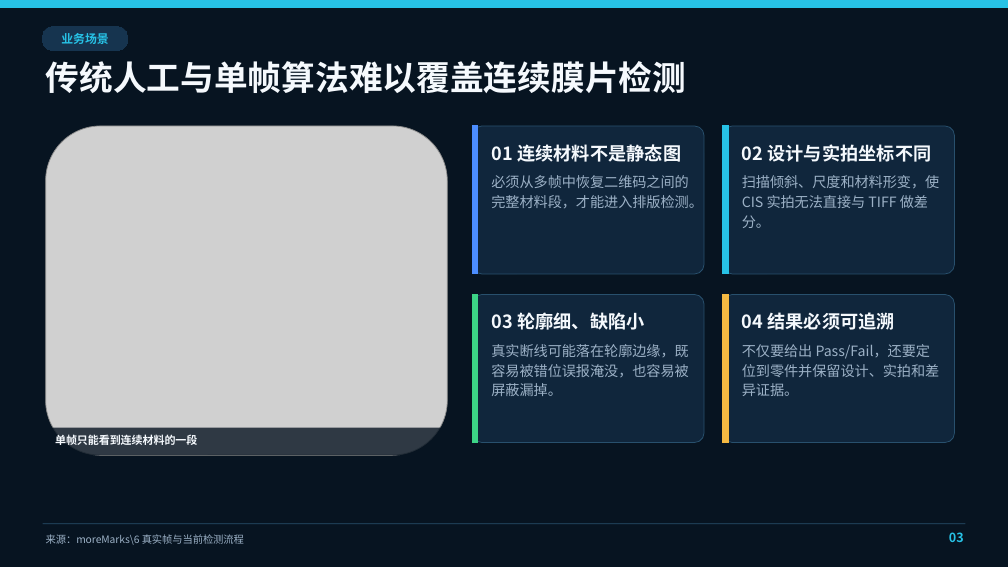
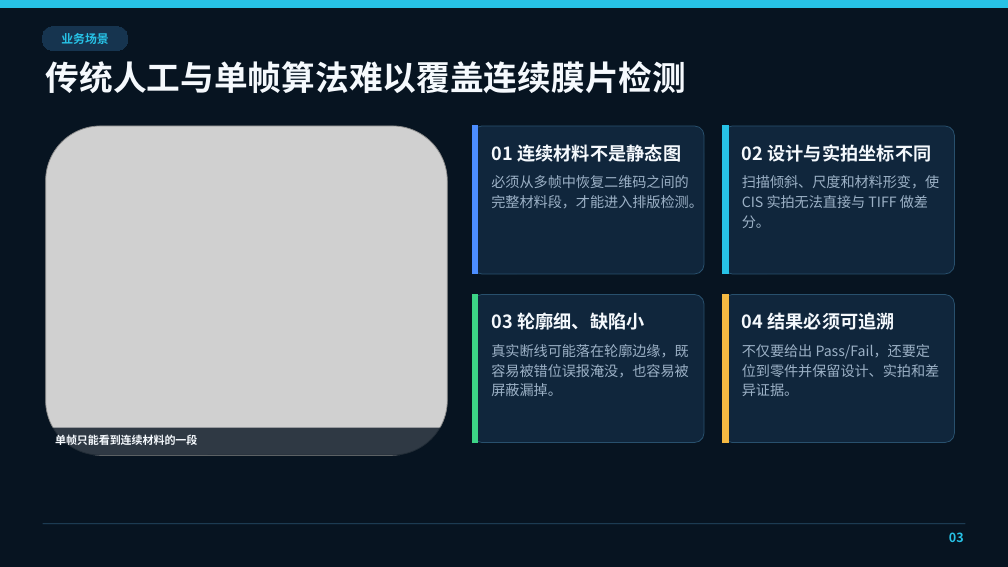
Before and after one commit to Kevin-ykg/CIS_WebInspector, a slide deck: slide 4 of outputs/CIS_WebInspector项目技术汇报.pptx. Drawn at 1008x567 pixels with LibreOffice and Linux fonts; fonts in the diff are those of the drawing; grey boxes stand for pictures. Boxes give left, top, right and bottom in pixels: in the first picture for what was removed or moved away, otherwise in the second. Text is boxed around its words. In the diff, an @@ line names an element or a change of style, - is before the commit and + after.

```diff
--- a/outputs/CIS_WebInspector项目技术汇报.pptx
+++ b/outputs/CIS_WebInspector项目技术汇报.pptx
@@ text removed at [46, 534, 244, 545] @@
-来源：moreMarks\6 真实帧与当前检测流程
```
Also in this commit, not shown: 22 other slides changed, 10 other files.
